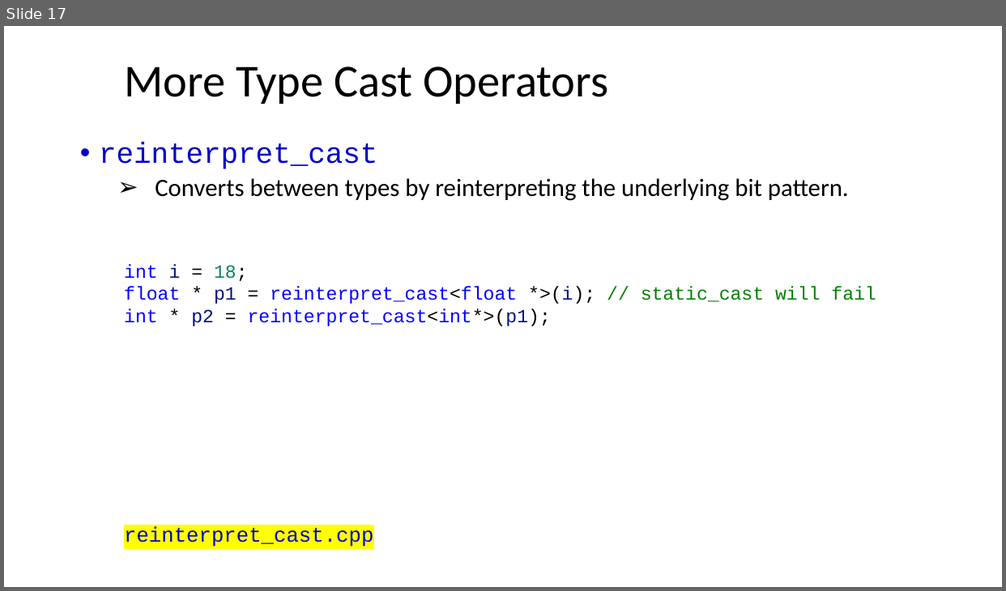
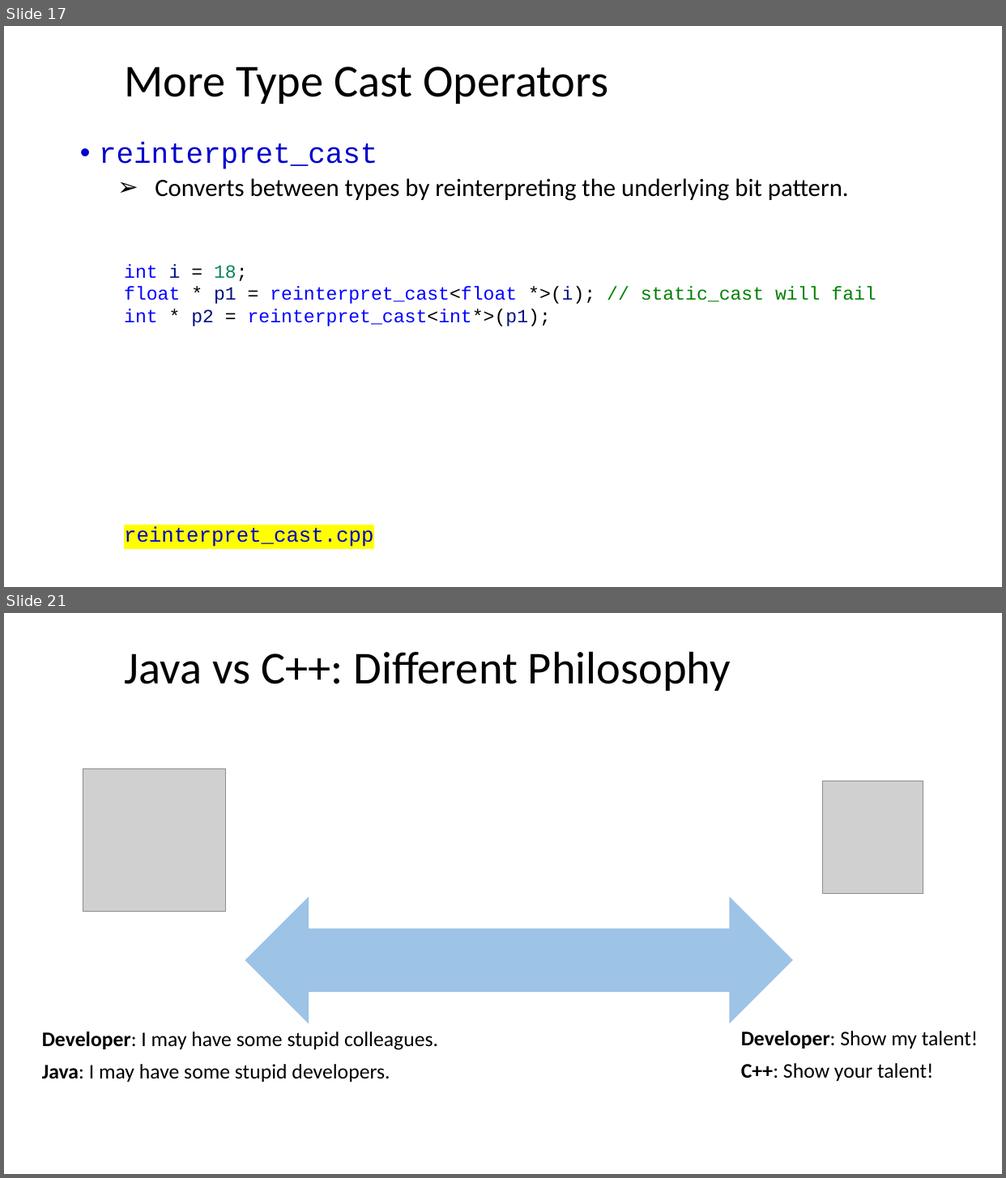
Before and after one commit to ShiqiYu/CPP, a slide deck: week15/Lecture15.pptx. Shown one above the other, each under a label of ours: slide 17 before the commit, slides 17 and 21 after it; the slides between them are not shown. The pictures are 1006x591 and 1006x1178 pixels, drawn with LibreOffice and Linux fonts; fonts in the diff are those of the drawing; grey boxes stand for pictures; background and template pictures are left out. Boxes give left, top, right and bottom in pixels: in the first picture for what was removed or moved away, otherwise in the second. Text is boxed around its words. In the diff, an @@ line names an element or a change of style, - is before the commit and + after.

```diff
--- a/week15/Lecture15.pptx
+++ b/week15/Lecture15.pptx
@@ slide 21 added at (x1=4, y1=613, x2=1002, y2=1174), background #FFFFFF @@
@@ title added at (x1=124, y1=651, x2=731, y2=691), 44 pt, text #000000 @@
+Java vs C++: Different Philosophy
@@ picture added at (x1=83, y1=769, x2=226, y2=912) @@
@@ picture added at (x1=823, y1=781, x2=923, y2=894) @@
@@ left right arrow added at (x1=245, y1=897, x2=793, y2=1024), fill #9DC3E6 @@
@@ text added at (x1=42, y1=1032, x2=438, y2=1082), 20 pt, text #000000 @@
+Developer: I may have some stupid colleagues.
+Java: I may have some stupid developers.
@@ text added at (x1=741, y1=1031, x2=978, y2=1081), 20 pt, text #000000 @@
+Developer: Show my talent!
+C++: Show your talent!
```
Also in this commit, not shown: 3 slides changed, 7 other slides added, 1 other file.
